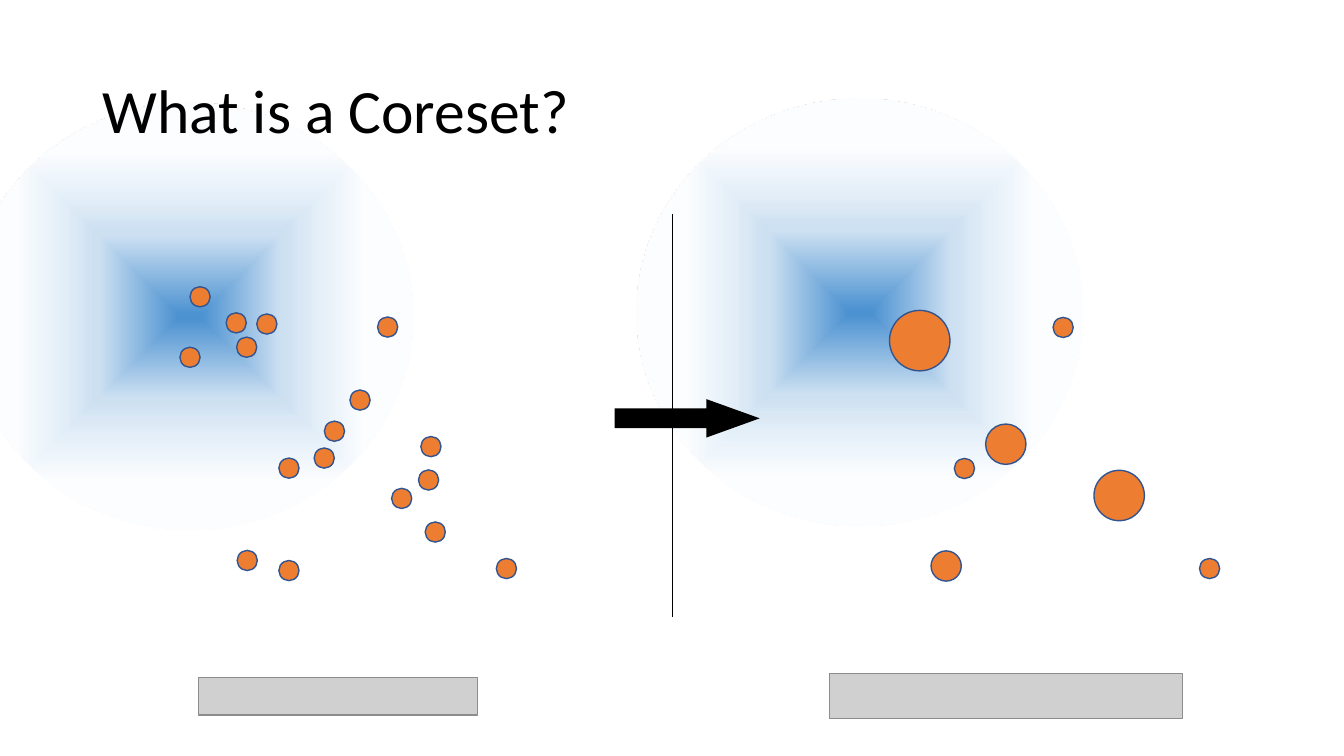
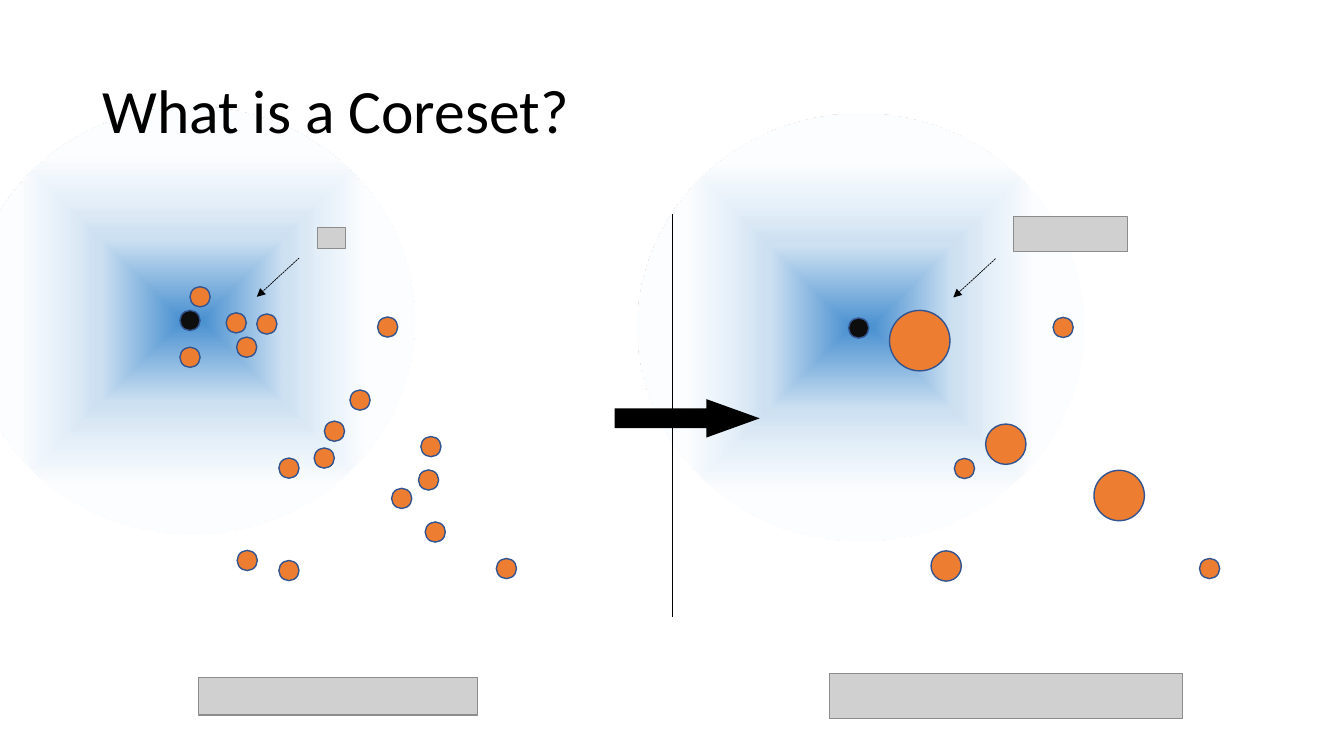
Before and after one commit to zkarnin/density_sketch, a slide deck: slide 3 of presentation.pptx (slide 4 before the commit). Drawn at 1344x756 pixels with LibreOffice and Linux fonts; fonts in the diff are those of the drawing; grey boxes stand for pictures; background and template pictures are left out. Boxes give left, top, right and bottom in pixels: in the first picture for what was removed or moved away, otherwise in the second. Text is boxed around its words. In the diff, an @@ line names an element or a change of style, - is before the commit and + after.

```diff
--- a/presentation.pptx
+++ b/presentation.pptx
@@ ellipse: place and size @@
-ellipse at [0, 102, 412, 529]
+ellipse at [0, 107, 414, 534]
@@ ellipse: place and size @@
-ellipse at [636, 99, 1082, 526]
+ellipse at [638, 114, 1084, 541]
@@ picture added at [318, 228, 346, 249] @@
@@ picture added at [1014, 217, 1127, 252] @@
@@ arrow added from (299, 258) to (257, 297), #000000 0.5 pt dashed @@
@@ arrow added from (996, 259) to (954, 297), #000000 0.5 pt dashed @@
@@ ellipse added at [180, 311, 201, 331], fill #0D0D0D, outline #325491 1 pt @@
@@ ellipse added at [849, 318, 869, 338], fill #0D0D0D, outline #325491 1 pt @@
```
Also in this commit, not shown: 10 other slides changed, 2 slides added, 1 slide removed.
